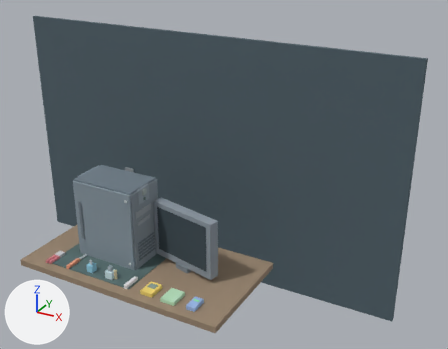
The OBJ model EntidadesGraficas/diseños3d/escena_completa.obj as it was, and as the next commit left it.
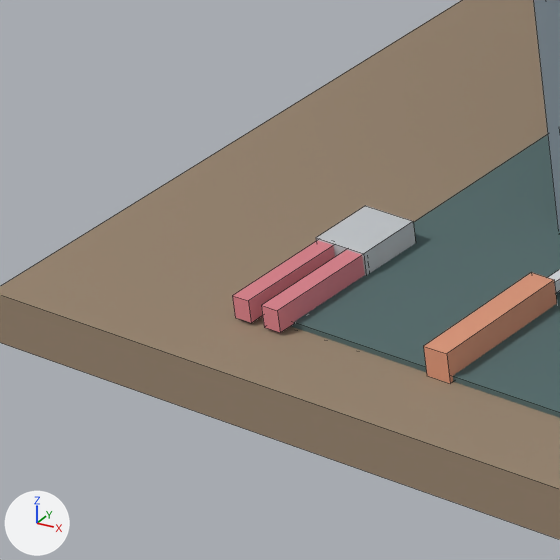
The first picture shows the older version from a 50 mm camera at (1.448, -1.926, 1.462) aimed at (0.242, 0.266, 0.366). The close-ups show the older and then the newer version on the part from 5% to 18% of the width and 66% to 83% of the height of that picture. Only the edits that show in the close-ups are written down. Arrows for +X, +Y and +Z are at lower left; the lights stay in place. The close-ups show mesh edges as thin lines. Where no turn or scale is listed for an object, it has been applied to the vertices.

Names of what the first close-up shows: 'alfombrilla.001', 'escritorio.001', 'herr_crimpeadora.001', 'herr_crimpeadora.002', 'herr_crimpeadora.003', 'herr_destornillador.001', 'tapa_lateral.001' and 1 more.
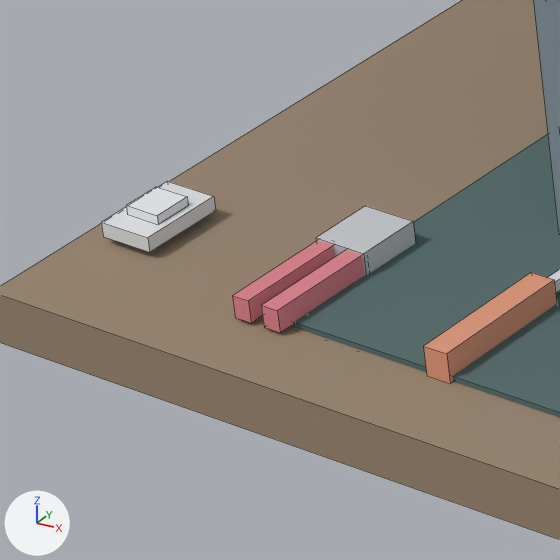
Location of each change, [x1, y1, x2, y2] in pixels of the close-ups (560 x 560 px):
'herr_pila.001', added: after [101, 181, 216, 252]
'herr_pila.002', added: after [126, 187, 188, 224]

What changed in the scene script:
```text
Add mat_mat_d6dae0:
    mat_mat_d6dae0 = principled_material('mat_d6dae0')
    mat_mat_d6dae0.base_color = (0.839, 0.855, 0.878)  # white #eceef1
    mat_mat_d6dae0.roughness = 0.9
Add mat_mat_c4c8ce:
    mat_mat_c4c8ce = principled_material('mat_c4c8ce')
    mat_mat_c4c8ce.base_color = (0.769, 0.784, 0.808)  # white #e3e5e8
    mat_mat_c4c8ce.roughness = 0.9
Add me_herr_pila_002:
    me_herr_pila_002.from_pydata(...)  # a box spanning x -0.48..-0.46, y -0.2..-0.18, z 0.0115..0.0165
    me_herr_pila_002.materials.append(mat_mat_d6dae0)  # white #eceef1
Add me_herr_pila_001:
    me_herr_pila_001.from_pydata(...)  # a box spanning x -0.485..-0.455, y -0.212..-0.168, z 0.004..0.012
    me_herr_pila_001.materials.append(mat_mat_c4c8ce)  # white #e3e5e8
Add ob_herr_pila_002:
    ob_herr_pila_002 = bpy.data.objects.new('herr_pila.002', me_herr_pila_002)
    ob_herr_pila_002.location = (0.0, 0.0, 0.0)
Add ob_herr_pila_001:
    ob_herr_pila_001 = bpy.data.objects.new('herr_pila.001', me_herr_pila_001)
    ob_herr_pila_001.location = (0.0, 0.0, 0.0)
```
